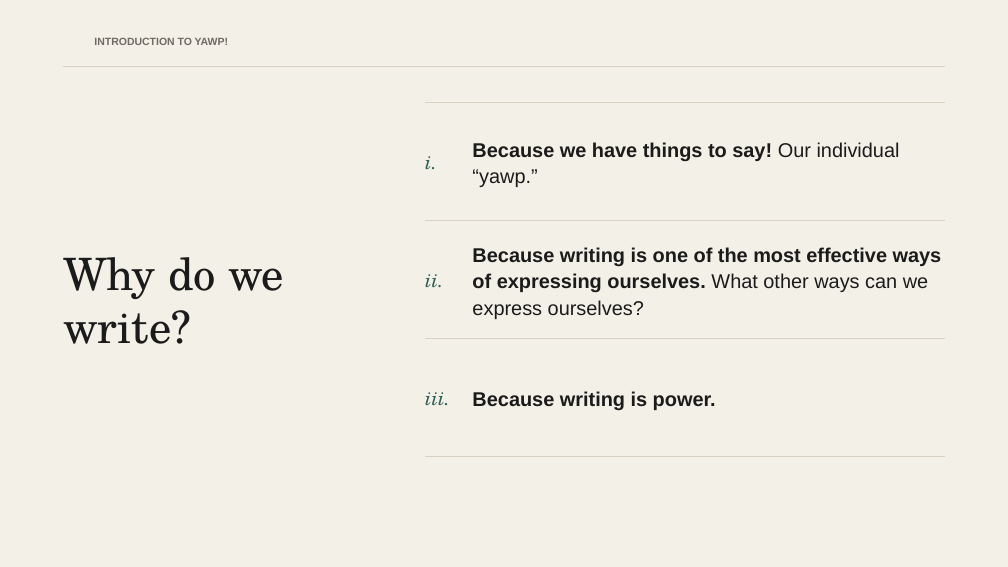
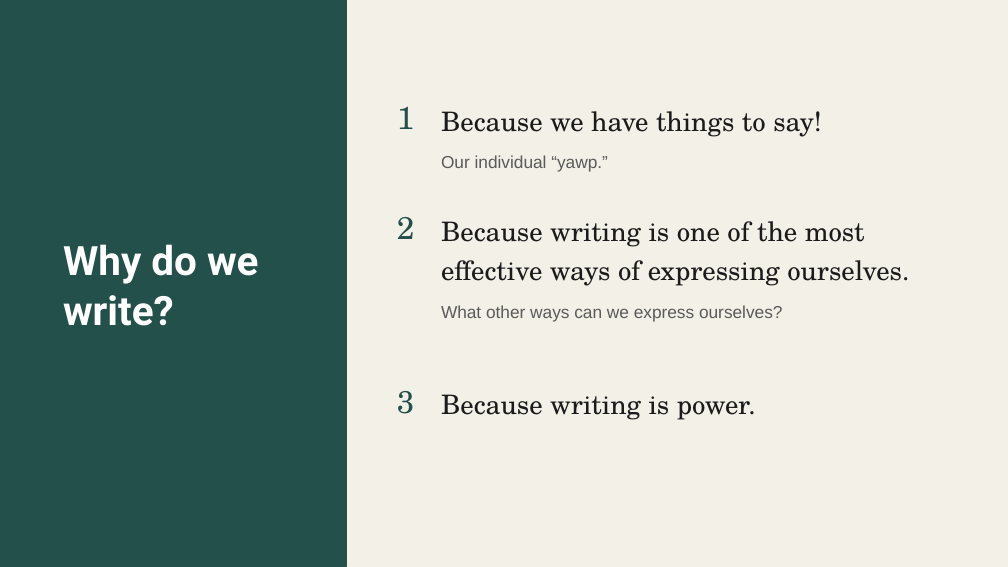
Before and after one commit to The-Connell-School/yawp, a slide deck: slide 9 of services/web-app/public/courses/thesis-driven-essay/01-introduction-to-yawp.pptx. Drawn at 1008x567 pixels with LibreOffice and Linux fonts; fonts in the diff are those of the drawing; background and template pictures are left out. Boxes give left, top, right and bottom in pixels: in the first picture for what was removed or moved away, otherwise in the second. Text is boxed around its words. In the diff, an @@ line names an element or a change of style, - is before the commit and + after.

```diff
--- a/services/web-app/public/courses/thesis-driven-essay/01-introduction-to-yawp.pptx
+++ b/services/web-app/public/courses/thesis-driven-essay/01-introduction-to-yawp.pptx
@@ rectangle added at (0,0,346,567), fill #23504A, outline #23504A 1 pt @@
@@ text removed at (94,38,228,45) @@
-INTRODUCTION TO YAWP!
@@ text "Why do we write?": place and size @@
-text "Why do we write?" at (63,257,285,344)
+text "Why do we write?" at (63,244,259,326)
@@ text "Why do we write?" at (63,244,259,326): size 42.5 to 38.5 pt, font TeX Gyre Schola to Roboto, text colour #1B1B1B to #FFFFFF, bold on; line spacing 1 to 1.04 @@
@@ line removed from (63, 67) to (945, 67) @@
@@ text added at (397,107,415,129), 30 pt, text #23504A @@
+1
@@ line removed from (425, 102) to (945, 102) @@
@@ text "Because we have things to ..." at (441,111,822,172): vertical alignment middle to top @@
@@ text at (441,111,822,172): text changed; size 19 to 25.5 pt; font Arial to TeX Gyre Schola; bold off @@
-Because we have things to say! Our individual “yawp.”
+Because we have things to say!
+Our individual “yawp.”
@@ text removed at (425,156,437,169) @@
-i.
@@ text "Because writing is one of ..." at (441,221,909,322): vertical alignment middle to top @@
@@ text added at (397,217,415,239), 30 pt, text #23504A @@
+2
@@ line removed from (425, 221) to (945, 221) @@
@@ text at (441,221,909,322): text changed; size 19 to 25.5 pt; font Arial to TeX Gyre Schola; bold off @@
-Because writing is one of the most effective ways of expressing ourselves. What other ways can we express ourselves?
+Because writing is one of the most effective ways of expressing ourselves.
+What other ways can we express ourselves?
@@ text removed at (425,274,443,287) @@
-ii.
@@ line removed from (425, 339) to (945, 339) @@
@@ text "Because writing is power.": place and size @@
-text "Because writing is power." at (472,391,716,411)
+text "Because writing is power." at (441,394,756,420)
@@ text "Because writing is power." at (441,394,756,420): size 19 to 25.5 pt, font Arial to TeX Gyre Schola, bold off; line spacing 1.1 to 1.22; vertical alignment middle to top @@
@@ text added at (397,391,415,414), 30 pt, text #23504A @@
+3
@@ text removed at (425,392,450,405) @@
-iii.
@@ line removed from (425, 457) to (945, 457) @@
```
Also in this commit, not shown: 13 other slides changed, 10 other files.
